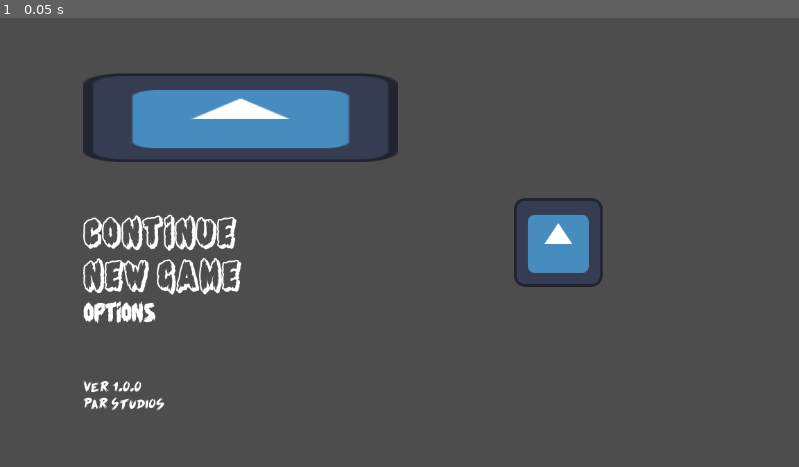
Above: before the commit, frame 1.
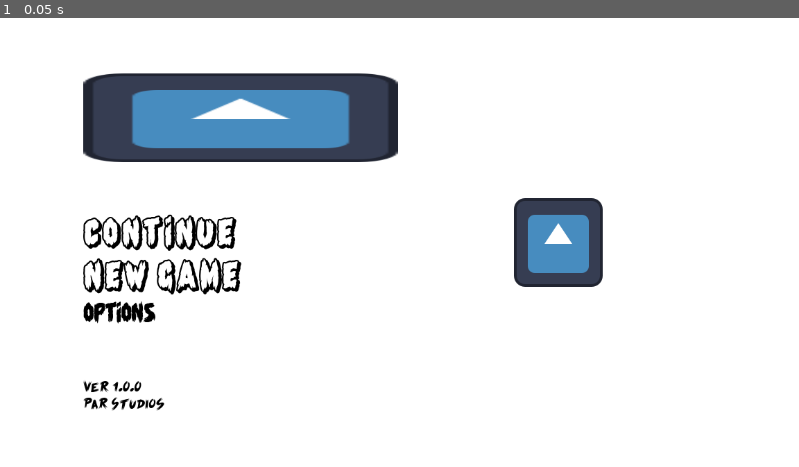
Above: after the commit, the same moment.

Repository: jackparse14/ghost-dungeon
Game: Godot game, scene res://MainMenu.tscn
Two runs of this game, one before a commit and one after it. Both use one fixed random seed, a clock stepped at 60 frames per second and the inputs below. The engine's default icon, where the game draws it, is replaced by a stand-in: a white triangle on a blue panel in a dark square.
Inputs:
- Up to frame 1 (0.05 s): no input

The runs differ from the first frame. In frame 1, 90% of the frame differs, in the area x 0-100%, y 0-100%.

Commit message:
Added Background to Main Menu

Diff:
--- a/MainMenu.tscn
+++ b/MainMenu.tscn
@@ -7,6 +7,14 @@
 
 [node name="MainMenu" type="Control"]
 layout_mode = 3
+anchors_preset = 15
+anchor_right = 1.0
+anchor_bottom = 1.0
+grow_horizontal = 2
+grow_vertical = 2
+
+[node name="Background" type="ColorRect" parent="."]
+layout_mode = 1
 anchors_preset = 15
 anchor_right = 1.0
 anchor_bottom = 1.0
@@ -44,6 +52,7 @@
 
 [node name="Continue" type="RichTextLabel" parent="MarginContainer/HBoxContainer/VBoxContainer/MenuOptions"]
 layout_mode = 2
+theme_override_colors/default_color = Color(0, 0, 0, 1)
 theme_override_fonts/normal_font = ExtResource("2_ellxw")
 theme_override_font_sizes/normal_font_size = 28
 text = "CONTINUE"
@@ -51,6 +60,7 @@
 
 [node name="NewGame" type="RichTextLabel" parent="MarginContainer/HBoxContainer/VBoxContainer/MenuOptions"]
 layout_mode = 2
+theme_override_colors/default_color = Color(0, 0, 0, 1)
 theme_override_fonts/normal_font = ExtResource("2_ellxw")
 theme_override_font_sizes/normal_font_size = 28
 text = "NEW GAME"
@@ -58,6 +68,7 @@
 
 [node name="Options" type="RichTextLabel" parent="MarginContainer/HBoxContainer/VBoxContainer/MenuOptions"]
 layout_mode = 2
+theme_override_colors/default_color = Color(0, 0, 0, 1)
 theme_override_fonts/normal_font = ExtResource("3_fhaoe")
 theme_override_font_sizes/normal_font_size = 20
 text = "OPTIONS"
@@ -65,6 +76,7 @@
 
 [node name="Version" type="RichTextLabel" parent="MarginContainer/HBoxContainer/VBoxContainer"]
 layout_mode = 2
+theme_override_colors/default_color = Color(0, 0, 0, 1)
 theme_override_fonts/normal_font = ExtResource("4_ieqcy")
 theme_override_font_sizes/normal_font_size = 12
 text = "Ver 1.0.0
